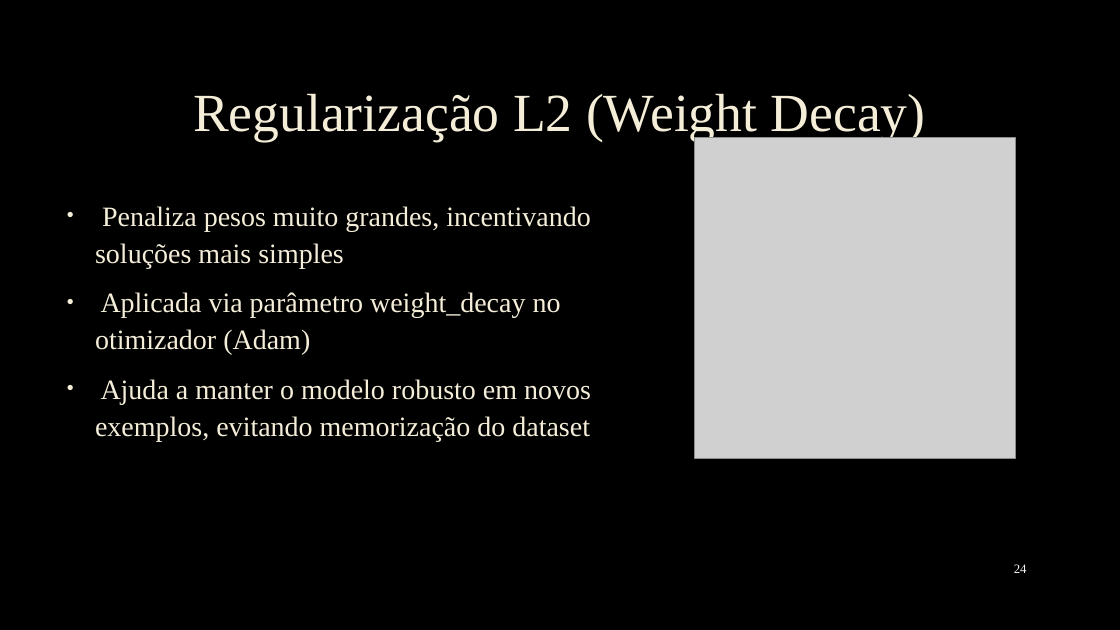
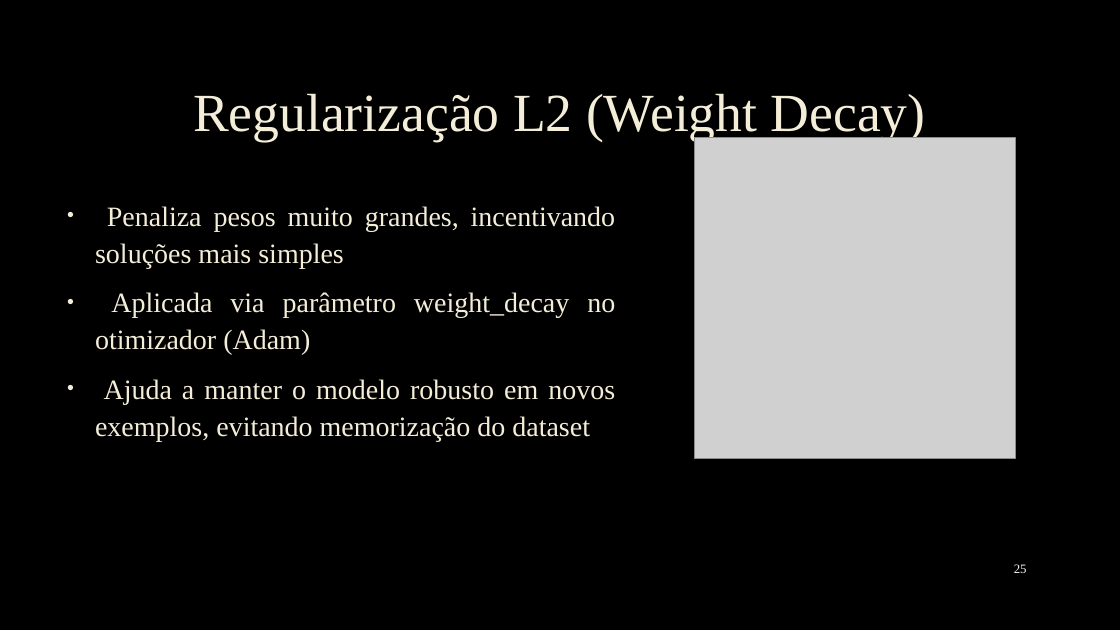
Before and after one commit to EmanuelSilva69/Neural_Turing_Machine_Criadorara, a slide deck: slide 25 of Slide/apresentação NTM.pptx (slide 24 before the commit). Drawn at 1120x630 pixels with LibreOffice and Linux fonts; fonts in the diff are those of the drawing; grey boxes stand for pictures; background and template pictures are left out. Boxes give left, top, right and bottom in pixels: in the first picture for what was removed or moved away, otherwise in the second. Text is boxed around its words. In the diff, an @@ line names an element or a change of style, - is before the commit and + after.

```diff
--- a/Slide/apresentação NTM.pptx
+++ b/Slide/apresentação NTM.pptx
@@ text "Penaliza pesos muito grandes, incentivando ..." at (95,206,616,441): alignment left to justified @@
@@ page number at (1014,564,1027,573): text changed @@
-24
+25
```
Also in this commit, not shown: 16 other slides changed, 5 slides added.
